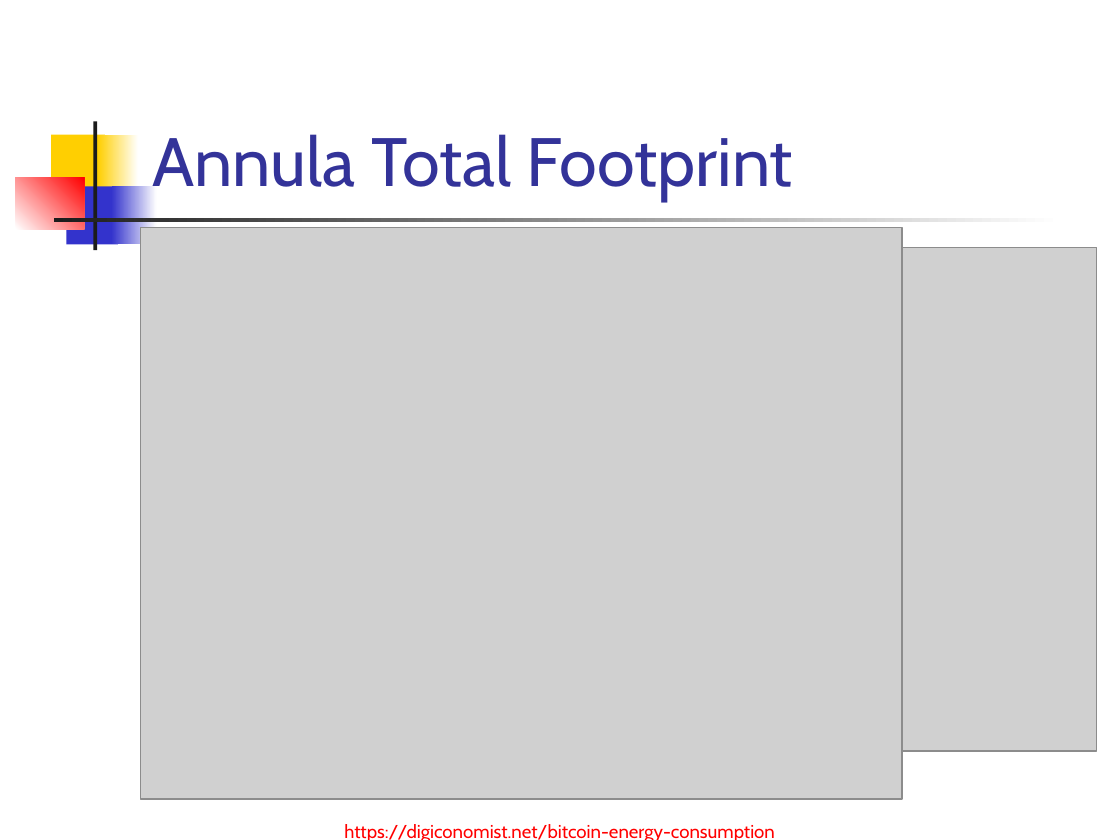
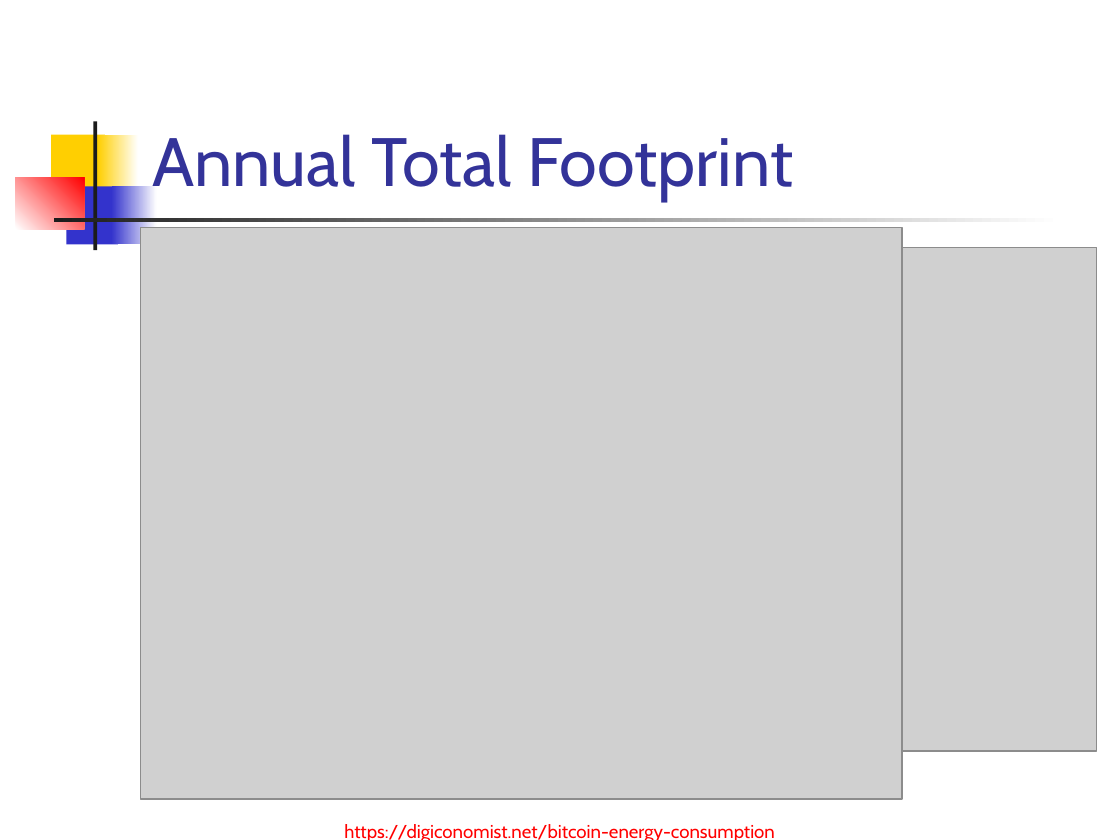
Before and after one commit to paradigmy/Prednasky, a slide deck: slide 25 of 05/go4.ppt. Drawn at 1120x840 pixels with LibreOffice and Linux fonts; fonts in the diff are those of the drawing; grey boxes stand for pictures. Boxes give left, top, right and bottom in pixels: in the first picture for what was removed or moved away, otherwise in the second. Text is boxed around its words. In the diff, an @@ line names an element or a change of style, - is before the commit and + after.

```diff
--- a/05/go4.ppt
+++ b/05/go4.ppt
@@ title at (x1=152, y1=134, x2=793, y2=201): text changed @@
-Annula Total Footprint
+Annual Total Footprint
```
Also in this commit, not shown: 2 other slides changed, 1 other file.
